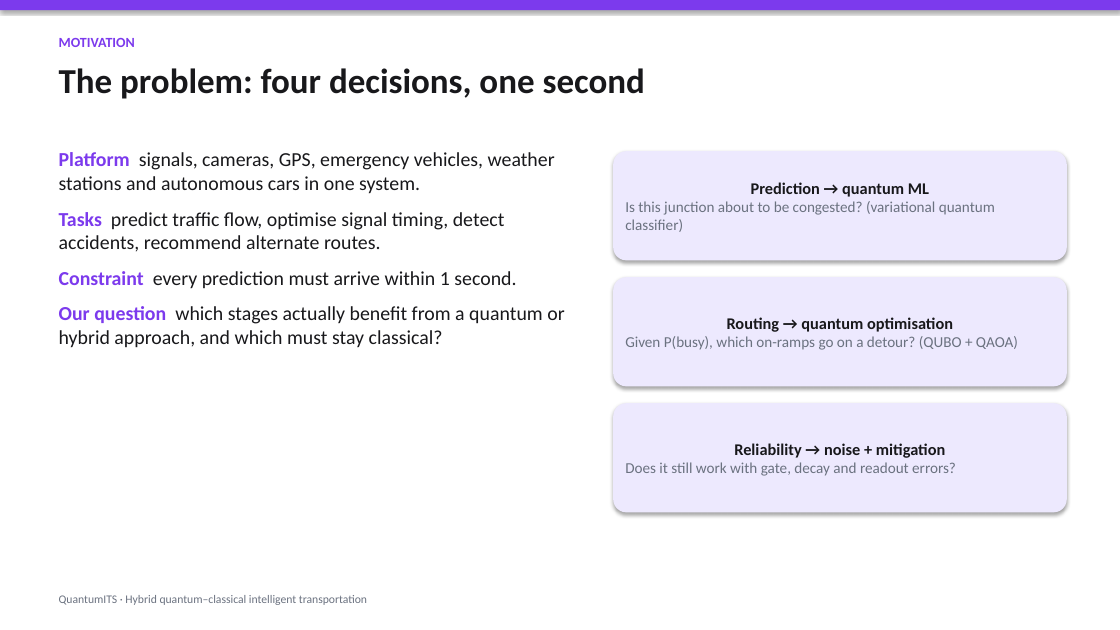
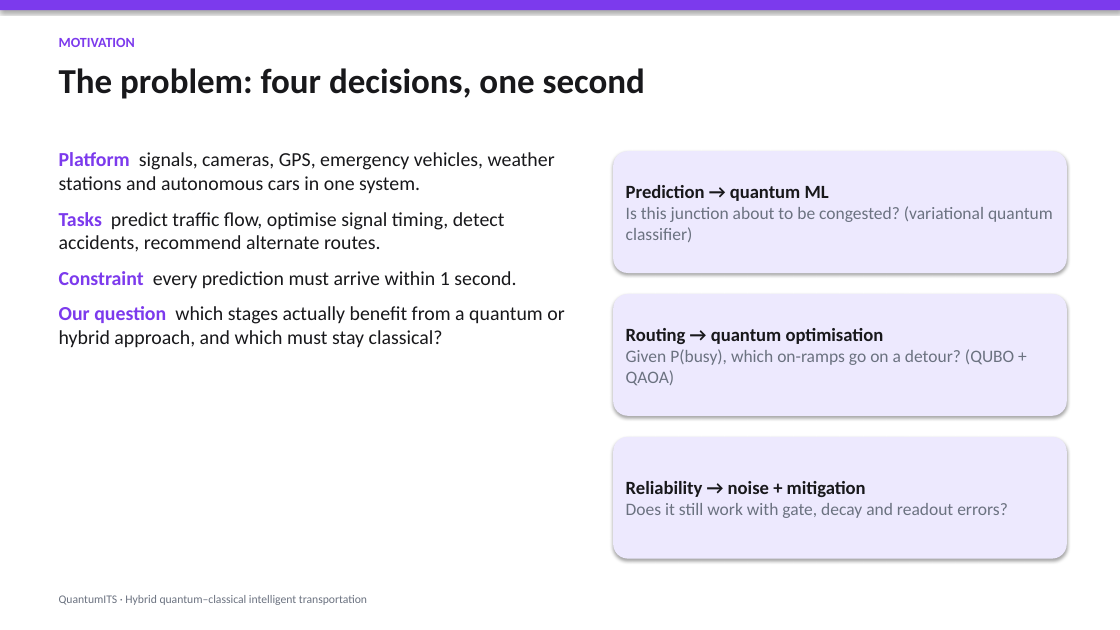
Before and after one commit to NathanC987/quantum-mp, a slide deck: slide 2 of slides/QuantumITS.pptx. Drawn at 1120x630 pixels with LibreOffice and Linux fonts; fonts in the diff are those of the drawing. Boxes give left, top, right and bottom in pixels: in the first picture for what was removed or moved away, otherwise in the second. Text is boxed around its words. In the diff, an @@ line names an element or a change of style, - is before the commit and + after.

```diff
--- a/slides/QuantumITS.pptx
+++ b/slides/QuantumITS.pptx
@@ rounded rectangle "Prediction → quantum ML": place and size @@
-rounded rectangle "Prediction → quantum ML" at box(613, 151, 1067, 260)
+rounded rectangle "Prediction → quantum ML" at box(613, 151, 1067, 273)
@@ rounded rectangle "Prediction → quantum ML" at box(613, 151, 1067, 273): size 14 to 16 pt in "Prediction → quantum ML"; size 13 to 15 pt in "Is this junction about to be congested? ..."; alignment centre to left @@
@@ rounded rectangle "Routing → quantum optimisation": place and size @@
-rounded rectangle "Routing → quantum optimisation" at box(613, 277, 1067, 386)
+rounded rectangle "Routing → quantum optimisation" at box(613, 294, 1067, 416)
@@ rounded rectangle "Routing → quantum optimisation" at box(613, 294, 1067, 416): size 14 to 16 pt in "Routing → quantum optimisation"; size 13 to 15 pt in "Given P(busy), which on-ramps go on a ..."; alignment centre to left @@
@@ rounded rectangle "Reliability → noise + mitigation": place and size @@
-rounded rectangle "Reliability → noise + mitigation" at box(613, 403, 1067, 513)
+rounded rectangle "Reliability → noise + mitigation" at box(613, 437, 1067, 559)
@@ rounded rectangle "Reliability → noise + mitigation" at box(613, 437, 1067, 559): size 14 to 16 pt in "Reliability → noise + mitigation"; size 13 to 15 pt in "Does it still work with gate, decay ..."; alignment centre to left @@
```
Also in this commit, not shown: 8 other slides changed, 7 other files.
